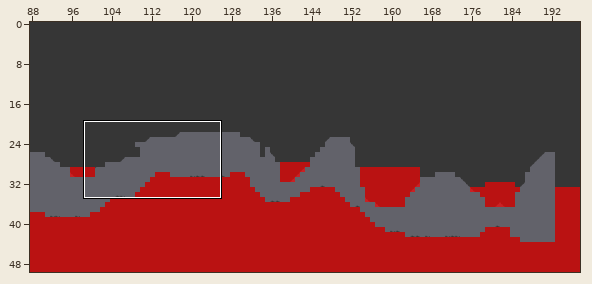
Tiled map: MyGame/Game/maps/TiledMap_2.tmx. The first picture is a wide view before the edit; the outline marks the close-up.
Close-up. The starting point:
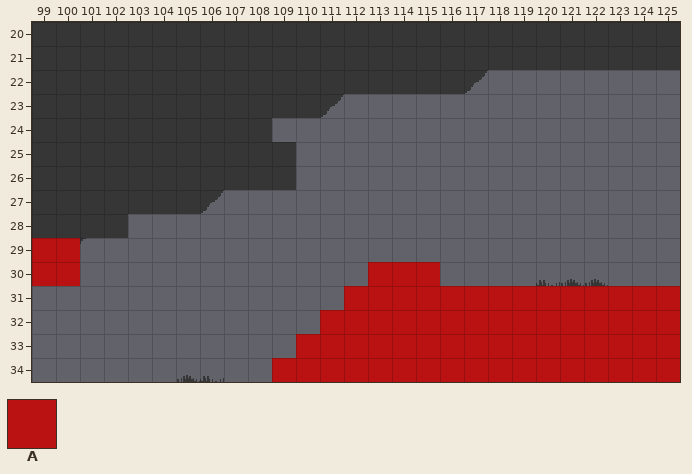
Cells are 16x16 px. Shown: x 99..125, y 20..34. The commit also changed other parts of the map, which this record leaves out.
Key: from "Collision": A 0.
_ is an empty cell.
Layers that did not change in this view are not listed.
Layer "Collision" before, first column x 99:
20 ___________________________
21 ___________________________
22 ___________________________
23 ___________________________
24 ___________________________
25 ___________________________
26 ___________________________
27 ___________________________
28 ___________________________
29 AA_________________________
30 AA____________AAA__________
31 _____________AAAAAAAAAAAAAA
32 ____________AAAAAAAAAAAAAAA
33 ___________AAAAAAAAAAAAAAAA
34 __________AAAAAAAAAAAAAAAAA
The same view after the edit:
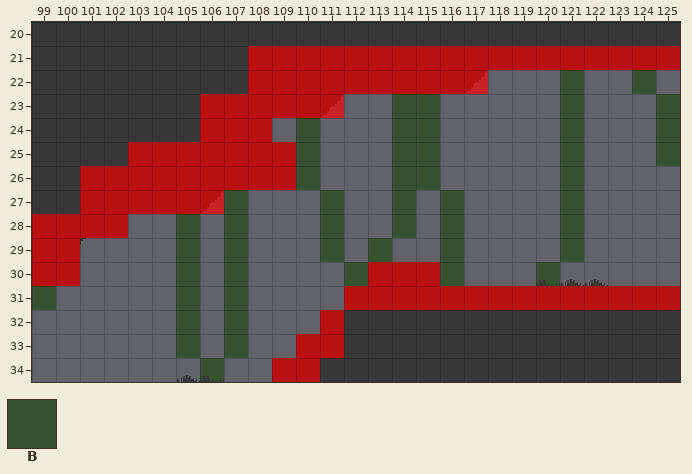
Further tiles: from "1a Capa": B 4.
Tiles of an added or newly shown layer are drawn over the layers below it.
See-through tiles are keyed as they look on the map.
Commit message: Ground Collision Started
Diff:
Layer "2nd Layer" (added):
y 22: x 121 _ -> B; x 124 _ -> B
y 23: x 114..115 __ -> BB; x 121 _ -> B; x 125 _ -> B
y 24..25: x 110 _ -> B; x 114..115 __ -> BB; x 121 _ -> B; x 125 _ -> B
y 26: x 110 _ -> B; x 114..115 __ -> BB; x 121 _ -> B
y 27: x 107 _ -> B; x 111 _ -> B; x 114 _ -> B; x 116 _ -> B; x 121 _ -> B
y 28: x 105 _ -> B; x 107 _ -> B; x 111 _ -> B; x 114 _ -> B; x 116 _ -> B; x 121 _ -> B
y 29: x 105 _ -> B; x 107 _ -> B; x 111 _ -> B; x 113 _ -> B; x 116 _ -> B; x 121 _ -> B
y 30: x 105 _ -> B; x 107 _ -> B; x 112 _ -> B; x 116 _ -> B; x 120 _ -> B
y 31: x 99 _ -> B; x 105 _ -> B; x 107 _ -> B
y 32..33: x 105 _ -> B; x 107 _ -> B
y 34: x 106 _ -> B
Layer "Collision":
y 21: x 108..125 __________________ -> AAAAAAAAAAAAAAAAAA
y 22: x 108..117 __________ -> AAAAAAAAAA
y 23: x 106..111 ______ -> AAAAAA
y 24: x 106..108 ___ -> AAA
y 25: x 103..109 _______ -> AAAAAAA
y 26: x 101..109 _________ -> AAAAAAAAA
y 27: x 101..106 ______ -> AAAAAA
y 28: x 99..102 ____ -> AAAA
y 32..33: x 112..125 AAAAAAAAAAAAAA -> ______________
y 34: x 111..125 AAAAAAAAAAAAAAA -> _______________
Boxes around the changes in both close-ups, in picture pixels (x1, y1, x2, y2):
changed: (32, 46, 680, 382)
